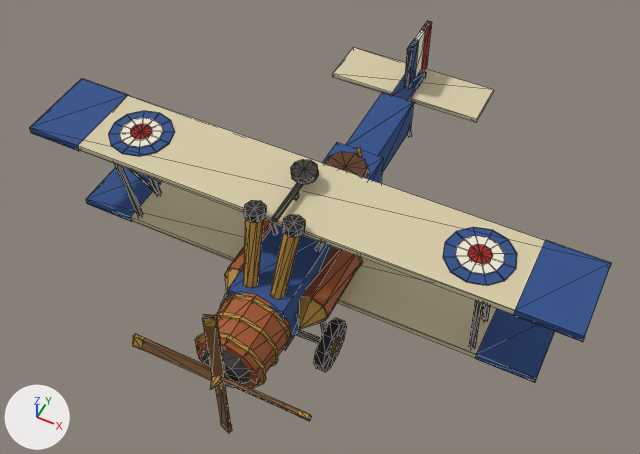
One commit to the OBJ model Assets/Redbaron/Naves/Vibora_de_Vapor.obj: the scene before it, then after it.
Both versions are drawn from a 50 mm camera at (4.2, -8.71, 11.89) aimed at (-0.06, -0.2, 1.25). Every picture has the same lights, and +X, +Y and +Z are marked at lower left. The picture after the commit comes second. Mesh edges are drawn as thin lines. Where no turn or scale is listed for an object, it has been applied to the vertices. Vertices at exactly the same position are counted once.

Names of what the first picture shows: 'Vibora_de_Vapor'.
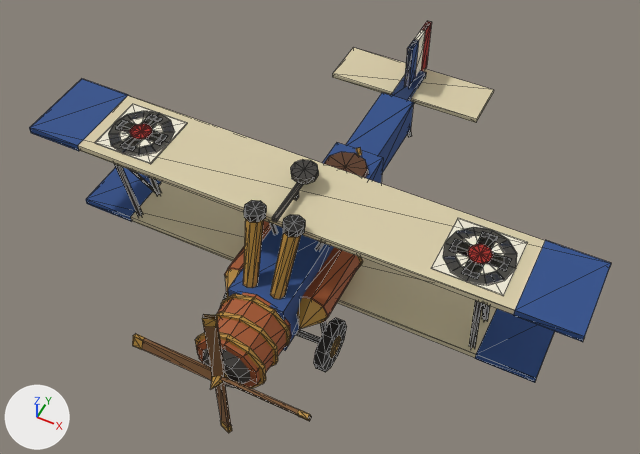
Pixel boxes (x1, y1, x2, y2) of what changed, in the pictures (640 x 454 px):
part 1 of me_vibora_de_vapor, added
    after: (95, 104, 187, 164)
part 2 of me_vibora_de_vapor, added
    after: (115, 120, 168, 145)
part 3 of me_vibora_de_vapor, added
    after: (120, 114, 162, 151)
part 4 of me_vibora_de_vapor, added
    after: (431, 218, 528, 296)
part 5 of me_vibora_de_vapor, added
    after: (449, 239, 511, 271)
part 6 of me_vibora_de_vapor, added
    after: (462, 231, 498, 279)

What the commit changed:
Material 'CruzA' (mat_cruza) is new.
Its base color is (0.00775, 0.00659, 0.00503) (black #151310).
Its roughness is 0.755.
Material 'EscA' (mat_esca) is new.
Its base color is (0.0242, 0.0759, 0.259) (blue #2b4e8b).
Its roughness is 0.8.
Material 'EscB' (mat_escb) is new.
Its base color is (0.374, 0.0161, 0.0097) (red #a52219).
Its roughness is 0.8.
Material 'EscFondo' (mat_escfondo) is new.
Its base color is (0.843, 0.797, 0.652) (pale yellow #ede7d3).
Its roughness is 0.859.
Material 'CruzFondo' (mat_cruzfondo) is new.
Its base color is (0.843, 0.797, 0.652) (pale yellow #ede7d3).
Its roughness is 0.859.
me_vibora_de_vapor is used by ob_vibora_de_vapor; location (0.0, 0.0, 0.0).
me_vibora_de_vapor had 998 vertices, 1720 faces and spanned x -4.3..4.3, y -3.64..4.05, z 0.0..3.1.
me_vibora_de_vapor now has 1046 vertices, 1792 faces and spans x -4.3..4.3, y -3.64..4.05, z 0.0..3.1.
me_vibora_de_vapor part 1: a new loose piece, a box spanning x -3.2..-2.2, y -1.45..-0.45, z 2.8..2.82, in mat_cruzfondo (pale yellow #ede7d3).
me_vibora_de_vapor part 2: a new loose piece, a box spanning x -3.1..-2.3, y -1.06..-0.84, z 2.805..2.835, in mat_cruza (black #151310).
me_vibora_de_vapor part 3: a new loose piece, a box spanning x -2.81..-2.59, y -1.35..-0.55, z 2.805..2.835, in mat_cruza (black #151310).
me_vibora_de_vapor part 4: a new loose piece, a box spanning x 2.2..3.2, y -1.45..-0.45, z 2.8..2.82, in mat_cruzfondo (pale yellow #ede7d3).
me_vibora_de_vapor part 5: a new loose piece, a box spanning x 2.3..3.1, y -1.06..-0.84, z 2.805..2.835, in mat_cruza (black #151310).
me_vibora_de_vapor part 6: a new loose piece, a box spanning x 2.59..2.81, y -1.35..-0.55, z 2.805..2.835, in mat_cruza (black #151310).
me_vibora_de_vapor gains material mat_esca (blue #2b4e8b).
me_vibora_de_vapor gains material mat_escfondo (pale yellow #ede7d3).
me_vibora_de_vapor gains material mat_escb (red #a52219).
me_vibora_de_vapor gains material mat_cruzfondo (pale yellow #ede7d3).
me_vibora_de_vapor gains material mat_cruza (black #151310).
